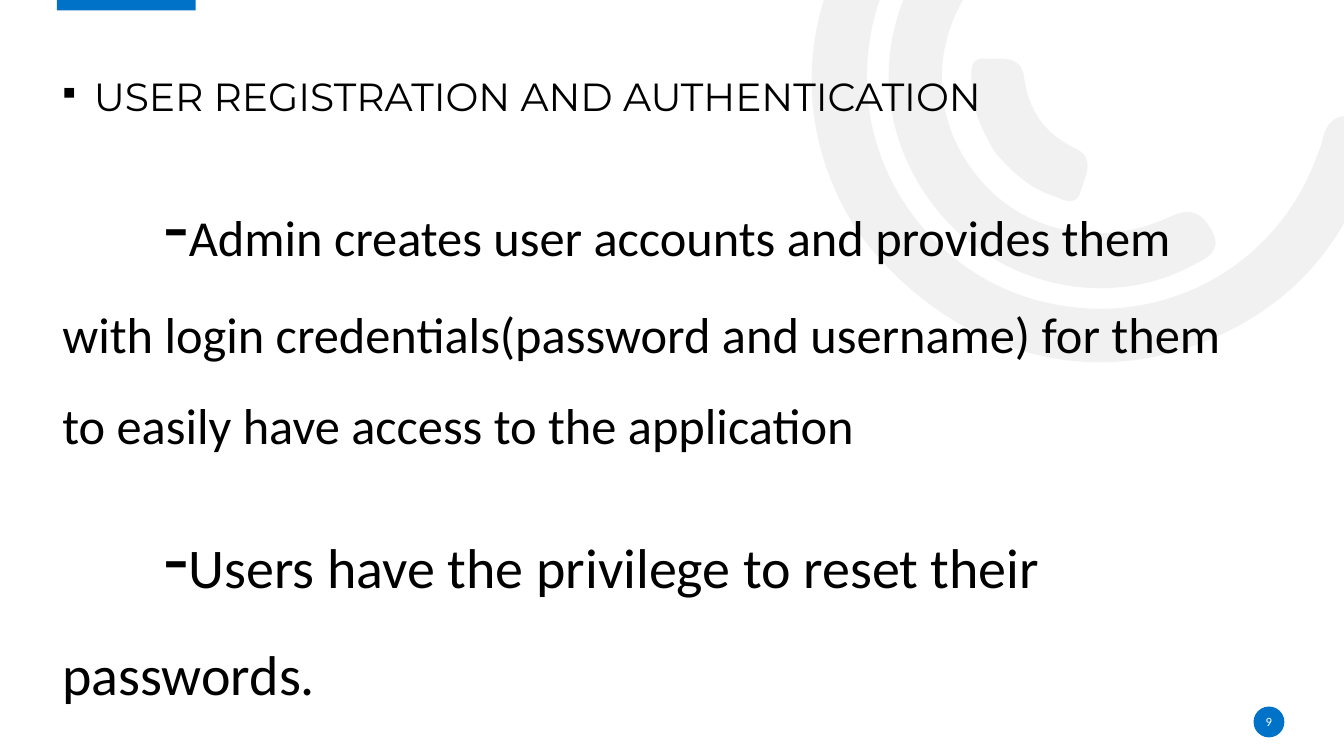
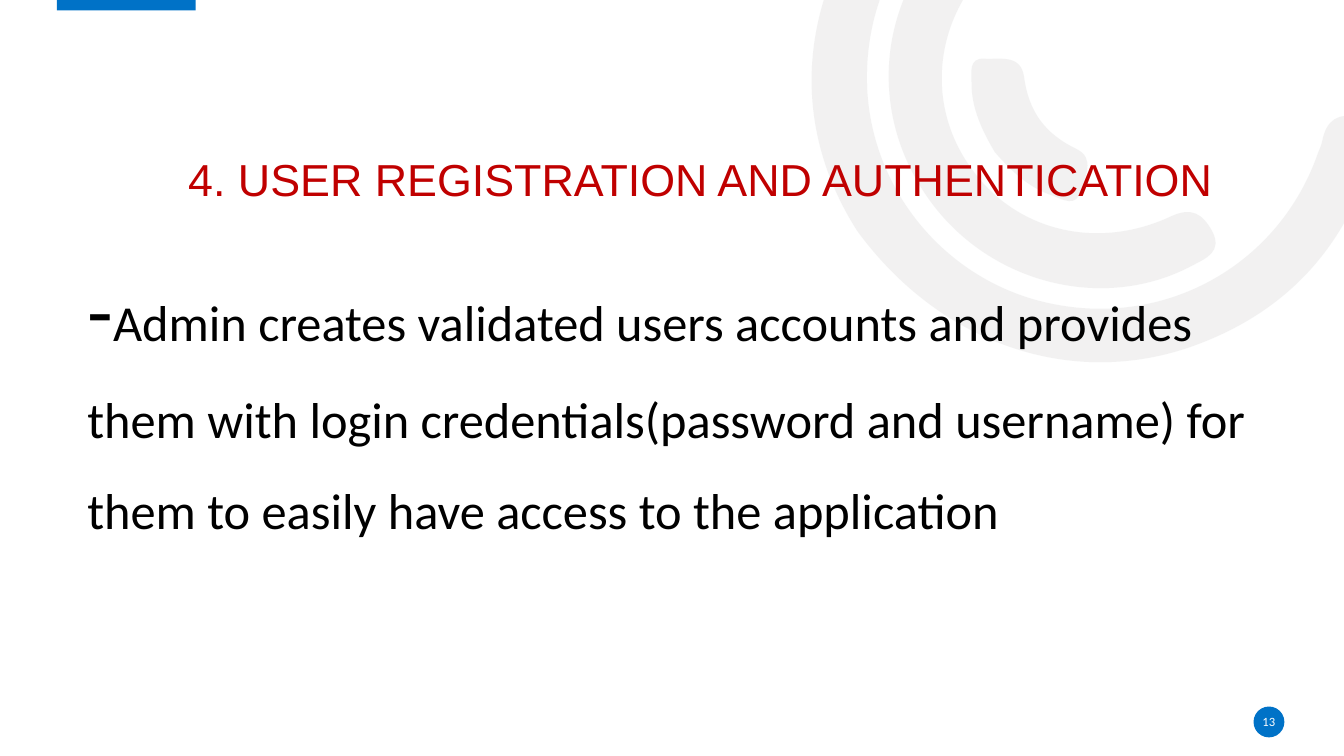
Before and after one commit to Njangi-Association/Njangi-App, a slide deck: slide 13 of Presentation title.pptx (slide 9 before the commit). Drawn at 1344x756 pixels with LibreOffice and Linux fonts; fonts in the diff are those of the drawing; background and template pictures are left out. Boxes give left, top, right and bottom in pixels: in the first picture for what was removed or moved away, otherwise in the second. Text is boxed around its words. In the diff, an @@ line names an element or a change of style, - is before the commit and + after.

```diff
--- a/Presentation title.pptx
+++ b/Presentation title.pptx
@@ text at box(87, 164, 1245, 537): text changed @@
-▪ USER REGISTRATION AND AUTHENTICATION
--Admin creates user accounts and provides them with login credentials(password and username) for them to easily have access to the application
--Users have the privilege to reset their passwords.
+4. USER REGISTRATION AND AUTHENTICATION -Admin creates validated users accounts and provides them with login credentials(password and username) for them to easily have access to the application
@@ page number at box(1262, 718, 1275, 726): text changed @@
-9
+13
```
Also in this commit, not shown: 15 other slides changed, 6 slides added, 2 slides removed.
